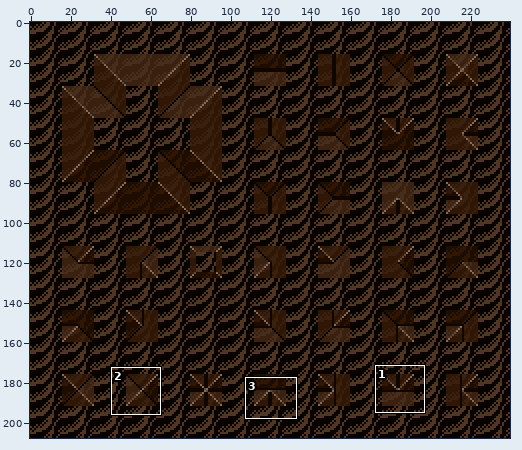
Two states of a sprite sheet, graphics/images/ramps_sand_beige.png. The first picture is a wide view before the edit; the outline marks the close-up.
Close-up. Earlier state:
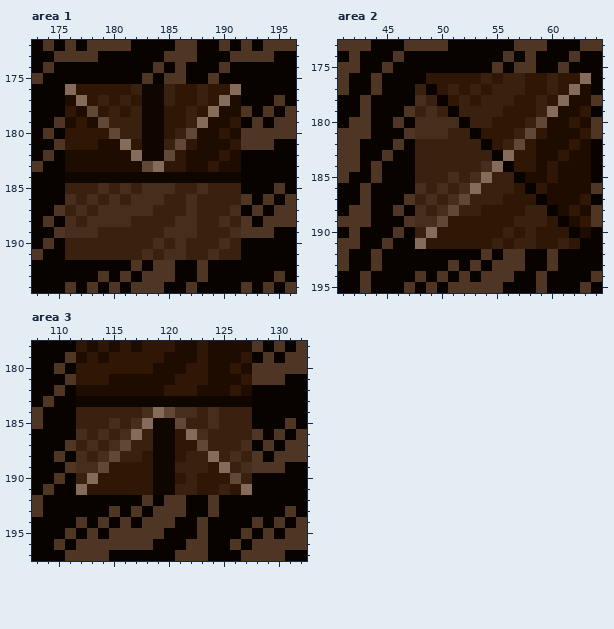
The file is 480x416 pixels, drawn in blocks of 2x2; one block is one cell here. Colours within 5 levels of each other are drawn and written as one. Shown: area 1: x 173..196, y 172..194; area 2: x 41..64, y 173..195; area 3: x 108..132, y 178..197. The commit also changed other parts of the picture, which this record leaves out.
Now the later version:
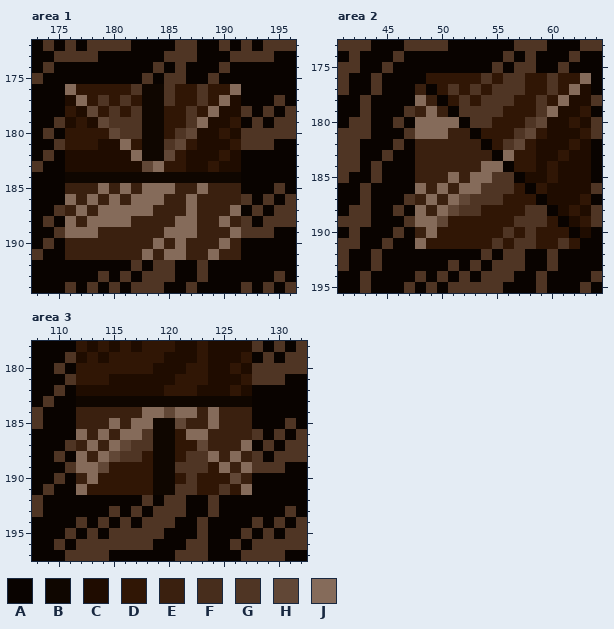
Palette (. is transparent): A #090300  B #0f0600  C #1f0c00  D #301605  E #3a200f  F #472d1c  G #4f3524  H #614736  J #856b5a
What changed:
Area 1:
The author changed colour E to colour G in row 176 at x 182, 185 and 188; in row 177 at x 179, 181, 185 and 188; in row 178 at x 180, 182 and 187; in row 179 at x 180 to 182 and 187; in row 180 at x 181 to 182 and 186; in row 181 at x 185.
The author changed colour F to colour J in row 185 at x 179, 181, 183 to 185 and 188; in row 186 at x 176, 178, 180, 182 to 184 and 187; in row 187 at x 177, 179 to 183, 187 and 191; in row 188 at x 176, 178 to 181, 186 to 187 and 190; in row 189 at x 176 to 178, 185 to 187 and 191; in row 190 at x 184, 186 and 190.
The author changed colour F to colour J in row 191 at x 183, 185 to 186 and 189.
Area 2:
The author changed colour E to colour G in row 176 at x 54, 56 to 57 and 60; in row 177 at x 51, 53, 55 to 57 and 60; in row 178 at x 52, 54 to 56 and 59; in row 179 at x 52 to 55 and 59; in row 180 at x 53 to 54 and 58; in row 181 at x 57.
The author changed colour E to colour G in row 182 at x 56; in row 185 at x 55 to 56; in row 186 at x 54 to 56; in row 187 at x 53 to 55; in row 188 at x 52 to 53 and 58 to 59; in row 189 at x 57 to 59.
The author changed colour E to colour G in row 190 at x 56 and 58; in row 191 at x 55, 57 to 58 and 61.
The author changed colour F to colour J in row 178 at x 48; in row 179 at x 49; in row 180 at x 48 to 51; in row 181 at x 48 to 50; in row 184 at x 54; in row 185 at x 51 and 53.
The author changed colour F to colour J in row 186 at x 48, 50 and 52; in row 187 at x 49 and 51; in row 188 at x 48 and 50; in row 189 at x 48 to 49.
Area 3:
The author changed colour E to colour G in row 186 at x 118; in row 187 at x 117 to 118; in row 188 at x 116 to 117 and 122 to 123; in row 189 at x 121 to 123; in row 190 at x 122; in row 191 at x 121 to 122 and 125.
The author changed colour F to colour J in row 184 at x 118, 121 to 122 and 124; in row 185 at x 115, 117 and 124; in row 186 at x 112, 114, 116 and 123; in row 187 at x 113, 115 and 127; in row 188 at x 112, 114 and 126; in row 189 at x 112 to 113 and 127.
Changed places in both close-ups, as pixel boxes (x1, y1, x2, y2):
changed: (65, 84, 241, 260)
changed: (415, 73, 569, 249)
changed: (76, 407, 252, 495)
